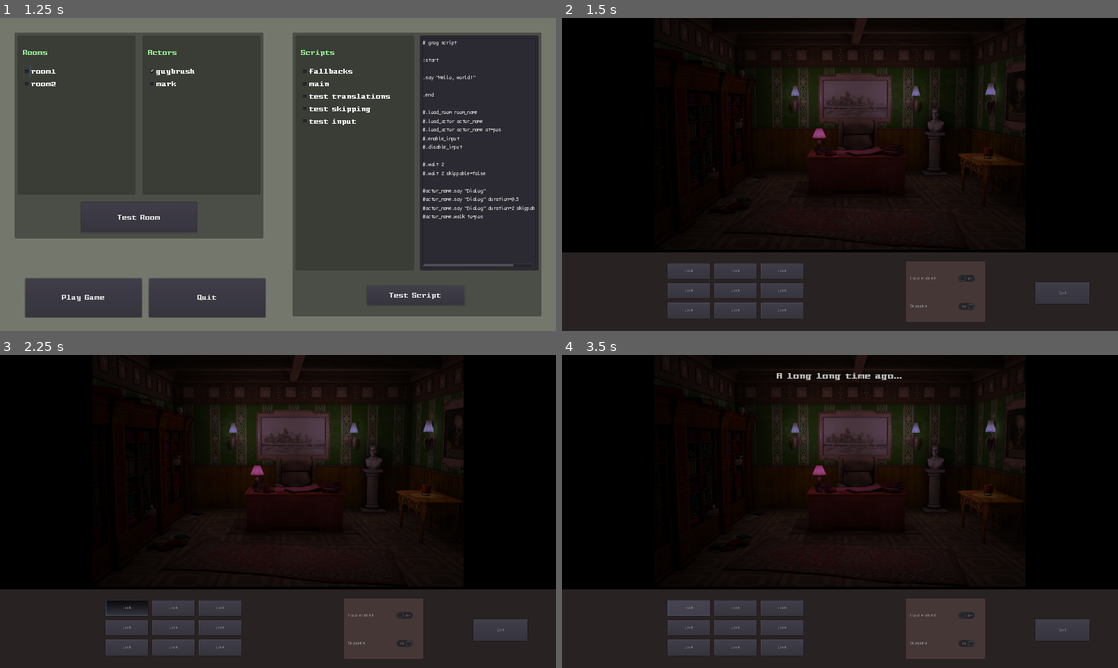
Above: before the commit, frames 1-4 (two rows, left to right).
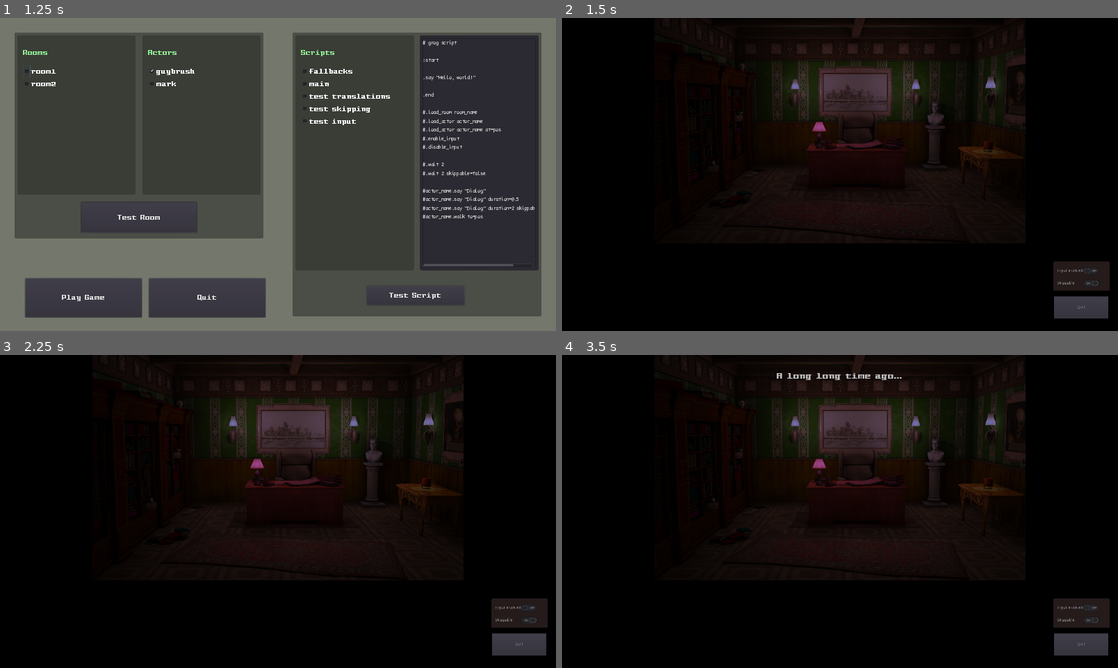
Above: after the commit, the same moments.

Repository: BubbaGitHub/godot-grog
Game: Godot game, scene res://apps/room_tester/room_tester.tscn
Two runs of this game, one before a commit and one after it. Both use one fixed random seed, a clock stepped at 60 frames per second and the inputs below.
Inputs (mouse positions are in pixels of both pictures, inside the frame that each line leads up to):
- Up to frame 1 (1.25 s): click (27, 71) at 0.52 s
- Up to frame 2 (1.5 s): click "Play Game" at 1.25 s
- Up to frame 3 (2.25 s): click (127, 608) at 2 s, where only the run before the commit has a clickable "Look"
- Up to frame 4 (3.5 s): click (689, 608) at 2.75 s, where only the run before the commit has a clickable "Look"

Frame 1 is identical in both runs. In frame 2, 27% of the frame differs, in the area x 0-100%, y 0-100%; in frame 3, 27%; in frame 4, 27%.

Commit message:
Can do some actions over items

Diff:
--- a/device/apps/room_tester/object_list.tscn
+++ b/device/apps/room_tester/object_list.tscn
@@ -2,7 +2,8 @@
 
 [ext_resource path="res://tools/ui_tools/label.gd" type="Script" id=1]
 [ext_resource path="res://tools/ui_tools/object_list.gd" type="Script" id=2]
-[ext_resource path="res://apps/room_tester/object_list_element.tscn" type="PackedScene" id=3]
+[ext_resource path="res://apps/room_tester/room_tester_element.tscn" type="PackedScene" id=3]
+
 
 [node name="object_list" type="Control"]
 anchor_right = 1.0
--- /dev/null
+++ b/device/apps/room_tester/room_tester_element.gd
@@ -0,0 +1,21 @@
+extends "res://tools/ui_tools/object_list_element.gd"
+
+export (NodePath) var label_path
+
+func draw_element(_old, _new):
+	if _new:
+		set_label_text(_new.get_name())
+
+func check():
+	$check.pressed = true
+
+func uncheck():
+	$check.pressed = false
+
+func set_label_text(new_text):
+	var label = get_label()
+	if label:
+		label.text = new_text
+
+func get_label():
+	return get_node(label_path)
--- a/device/apps/room_tester/object_list_element.tscn
+++ b/device/apps/room_tester/room_tester_element.tscn
@@ -1,6 +1,6 @@
 [gd_scene load_steps=2 format=2]
 
-[ext_resource path="res://tools/ui_tools/object_list_element.gd" type="Script" id=1]
+[ext_resource path="res://apps/room_tester/room_tester_element.gd" type="Script" id=1]
 
 [node name="element" type="HBoxContainer"]
 margin_top = 84.0
--- a/device/clients/default_client/action.tscn
+++ b/device/clients/default_client/action.tscn
@@ -1,20 +1,32 @@
-[gd_scene format=2]
+[gd_scene load_steps=4 format=2]
+
+[ext_resource path="res://clients/default_client/pixel_intv.otf" type="DynamicFontData" id=1]
+[ext_resource path="res://clients/default_client/action_element.gd" type="Script" id=2]
+
+[sub_resource type="DynamicFont" id=1]
+size = 50
+font_data = ExtResource( 1 )
 
 [node name="Control" type="Control"]
-margin_right = 60.0
-margin_bottom = 50.0
+anchor_right = 1.0
+anchor_bottom = 1.0
+margin_right = -1820.0
+margin_bottom = -1030.0
 size_flags_horizontal = 3
 size_flags_vertical = 3
+script = ExtResource( 2 )
 __meta__ = {
 "_edit_use_anchors_": false
 }
+label_path = NodePath("check")
 
-[node name="Button" type="Button" parent="."]
+[node name="check" type="Button" parent="."]
 anchor_right = 1.0
 anchor_bottom = 1.0
-margin_left = 5.0
-margin_top = 5.0
-margin_right = -5.0
-margin_bottom = -5.0
+custom_fonts/font = SubResource( 1 )
 toggle_mode = true
 text = "Look"
+__meta__ = {
+"_edit_use_anchors_": false
+}
+[connection signal="toggled" from="check" to="." method="_on_check_toggled"]
--- /dev/null
+++ b/device/clients/default_client/action_element.gd
@@ -0,0 +1,21 @@
+extends "res://tools/ui_tools/object_list_element.gd"
+
+export (NodePath) var label_path
+
+func draw_element(_old, _new: String):
+	if _new:
+		set_label_text(_new.capitalize())
+
+func check():
+	$check.pressed = true
+
+func uncheck():
+	$check.pressed = false
+
+func set_label_text(new_text):
+	var label = get_label()
+	if label:
+		label.text = new_text
+
+func get_label():
+	return get_node(label_path)
--- a/device/clients/default_client/game_display.gd
+++ b/device/clients/default_client/game_display.gd
@@ -2,6 +2,11 @@
 
 signal game_ended
 
+export (Resource) var action_button_model
+
+export (NodePath) var actions_path
+
+export (NodePath) var room_area_path
 export (NodePath) var room_place_path
 export (NodePath) var controls_place_path
 
@@ -14,6 +19,7 @@
 
 # Server
 var server: GameServer
+var data: GameResource
 
 var _skippable: bool
 var _input_enabled: bool
@@ -21,9 +27,15 @@
 # Input
 enum InputState { Nothing, DoingLeftClick }
 var input_state = InputState.Nothing
-var input_position = null
+var input_position: Vector2
+
+var current_action = null
+
 
 # Node hooks
+var _actions: Control
+
+var _room_area: Control
 var _room_place: Control
 var _controls_place: Control
 
@@ -36,6 +48,9 @@
 var _skippable_flag: CheckButton
 
 func _ready():
+	_actions = get_node(actions_path)
+
+	_room_area = get_node(room_area_path)
 	_room_place = get_node(room_place_path)
 	_controls_place = get_node(controls_place_path)
 
@@ -47,8 +62,19 @@
 	_input_enabled_flag = get_node(input_enabled_flag_path)
 	_skippable_flag = get_node(skippable_flag_path)
 
-func init(game_server):
-	server = game_server
+func init(p_game_server: GameServer):
+	server = p_game_server
+	data = server.data
+
+	_hide_controls()
+
+	make_empty(_actions)
+
+	for action_name in data.actions:
+		_actions.add_element(action_name)
+
+	_actions.connect("on_element_selected", self, "_on_action_selected")
+	_actions.connect("on_element_deselected", self, "_on_action_deselected")
 
 	#warning-ignore:return_value_discarded
 	server.connect("game_server_event", self, "on_server_event")
@@ -63,17 +89,18 @@
 		return
 
 	if event is InputEventMouseButton:
+		var mouse_position: Vector2 = event.position
+		if not rect_includes_point(_room_area.get_global_rect(), mouse_position):
+			return
+
 		if event.button_index == BUTTON_LEFT:
 			if event.pressed:
 				if input_state == InputState.Nothing:
 					input_state = InputState.DoingLeftClick
-					input_position = event.position
+					input_position = mouse_position
 			else:
 				if input_state == InputState.DoingLeftClick:
-					# TODO give it some threshold!
-					# currently only exact clicks work
-
-					if event.position == input_position:
+					if mouse_position.is_equal_approx(input_position):
 						_left_click(input_position)
 
 					input_state = InputState.Nothing
@@ -149,7 +176,11 @@
 	var clicked_item = _get_item_at(position)
 
 	if clicked_item:
-		server.interact_request(clicked_item, "look")
+		var action = current_action
+		if action == null:
+			action = data.default_action
+
+		server.interact_request(clicked_item, action)
 	else:
 		server.go_to_request(position)
 
@@ -195,3 +226,26 @@
 func _set_input_enabled(new_value: bool):
 	_input_enabled = new_value
 	_input_enabled_flag.pressed = new_value
+
+func _on_action_selected(_old_view, _new_view):
+	var new_action = _new_view.get_target()
+	current_action = new_action
+
+func _on_action_deselected(_old_view):
+	current_action = null
+
+# Misc
+
+func make_empty(node: Node):
+	while node.get_child_count() > 0:
+		var child = node.get_child(0)
+		node.remove_child(child)
+		child.queue_free()
+
+func rect_includes_point(rect: Rect2, point: Vector2) -> bool:
+	var eq_x = point.x >= rect.position.x and point.x <= rect.end.x
+	var eq_y = point.y >= rect.position.y and point.y <= rect.end.y
+
+	var eq = eq_x and eq_y
+
+	return eq
--- a/device/clients/default_client/game_display.tscn
+++ b/device/clients/default_client/game_display.tscn
@@ -1,9 +1,11 @@
-[gd_scene load_steps=6 format=2]
+[gd_scene load_steps=8 format=2]
 
 [ext_resource path="res://clients/default_client/game_display.gd" type="Script" id=1]
 [ext_resource path="res://clients/default_client/pixel_intv.otf" type="DynamicFontData" id=2]
 [ext_resource path="res://clients/default_client/action.tscn" type="PackedScene" id=3]
 [ext_resource path="res://apps/room_tester/rounded_rect.png" type="Texture" id=4]
+[ext_resource path="res://tools/ui_tools/object_list.gd" type="Script" id=5]
+[ext_resource path="res://clients/default_client/fondo.png" type="Texture" id=6]
 
 [sub_resource type="DynamicFont" id=1]
 size = 32
@@ -16,17 +18,30 @@
 __meta__ = {
 "_edit_use_anchors_": false
 }
+action_button_model = ExtResource( 3 )
+actions_path = NodePath("command_area/controls/actions")
+room_area_path = NodePath("world_layer/room_area")
 room_place_path = NodePath("world_layer/room_area/room_anchor")
-controls_place_path = NodePath("command_area/controls")
+controls_place_path = NodePath("command_area")
 text_label_path = NodePath("text_layer/text_anchor/text")
 text_label_anchor_path = NodePath("text_layer/text_anchor")
-input_enabled_flag_path = NodePath("command_area/flags/VBoxContainer/input_enabled/CheckButton")
-skippable_flag_path = NodePath("command_area/flags/VBoxContainer/skippable/CheckButton")
+input_enabled_flag_path = NodePath("flags/VBoxContainer/input_enabled/CheckButton")
+skippable_flag_path = NodePath("flags/VBoxContainer/skippable/CheckButton")
 
 [node name="ColorRect" type="ColorRect" parent="."]
 anchor_right = 1.0
 anchor_bottom = 1.0
 color = Color( 0, 0, 0, 1 )
+__meta__ = {
+"_edit_use_anchors_": false
+}
+
+[node name="TextureRect" type="TextureRect" parent="."]
+visible = false
+anchor_right = 1.0
+anchor_bottom = 1.0
+texture = ExtResource( 6 )
+expand = true
 __meta__ = {
 "_edit_use_anchors_": false
 }
@@ -36,7 +51,7 @@
 
 [node name="room_area" type="Control" parent="world_layer"]
 anchor_right = 1.0
-anchor_bottom = 0.75
+margin_bottom = 777.0
 __meta__ = {
 "_edit_use_anchors_": false
 }
@@ -77,9 +92,10 @@
 }
 
 [node name="command_area" type="Control" parent="."]
-anchor_top = 0.75
-anchor_right = 1.0
-anchor_bottom = 1.0
+anchor_top = 1.0
+anchor_right = 1.0
+anchor_bottom = 1.0
+margin_top = -256.0
 __meta__ = {
 "_edit_use_anchors_": false
 }
@@ -89,107 +105,130 @@
 anchor_bottom = 1.0
 margin_top = -0.513306
 margin_bottom = -0.513306
-color = Color( 0.388235, 0.329412, 0.329412, 0.411765 )
+color = Color( 1, 1, 1, 0.0588235 )
 
 [node name="controls" type="Control" parent="command_area"]
-anchor_left = 0.5
-anchor_right = 0.5
-anchor_bottom = 1.0
-margin_left = -600.0
-margin_top = 31.0
-margin_right = -121.0
-margin_bottom = -39.0
-__meta__ = {
-"_edit_use_anchors_": false
-}
-
-[node name="GridContainer" type="GridContainer" parent="command_area/controls"]
-anchor_right = 1.0
-anchor_bottom = 1.0
+anchor_right = 1.0
+anchor_bottom = 1.0
+__meta__ = {
+"_edit_use_anchors_": false
+}
+
+[node name="actions" type="GridContainer" parent="command_area/controls"]
+anchor_right = 1.0
+anchor_bottom = 1.0
+margin_left = 101.0
+margin_top = 3.0
+margin_right = -1053.0
+margin_bottom = -7.0
 size_flags_horizontal = 0
 size_flags_vertical = 0
 columns = 3
-__meta__ = {
-"_edit_use_anchors_": false
-}
-
-[node name="Control" parent="command_area/controls/GridContainer" instance=ExtResource( 3 )]
-margin_right = 157.0
-margin_bottom = 64.0
-
-[node name="Control2" parent="command_area/controls/GridContainer" instance=ExtResource( 3 )]
-margin_left = 161.0
-margin_right = 318.0
-margin_bottom = 64.0
-
-[node name="Control3" parent="command_area/controls/GridContainer" instance=ExtResource( 3 )]
-margin_left = 322.0
-margin_right = 479.0
-margin_bottom = 64.0
-
-[node name="Control4" parent="command_area/controls/GridContainer" instance=ExtResource( 3 )]
-margin_top = 68.0
-margin_right = 157.0
-margin_bottom = 132.0
-
-[node name="Control5" parent="command_area/controls/GridContainer" instance=ExtResource( 3 )]
-margin_left = 161.0
-margin_top = 68.0
-margin_right = 318.0
-margin_bottom = 132.0
-
-[node name="Control6" parent="command_area/controls/GridContainer" instance=ExtResource( 3 )]
-margin_left = 322.0
-margin_top = 68.0
-margin_right = 479.0
-margin_bottom = 132.0
-
-[node name="Control7" parent="command_area/controls/GridContainer" instance=ExtResource( 3 )]
-margin_top = 136.0
-margin_right = 157.0
-margin_bottom = 200.0
-
-[node name="Control8" parent="command_area/controls/GridContainer" instance=ExtResource( 3 )]
-margin_left = 161.0
-margin_top = 136.0
-margin_right = 318.0
-margin_bottom = 200.0
-
-[node name="Control9" parent="command_area/controls/GridContainer" instance=ExtResource( 3 )]
-margin_left = 322.0
-margin_top = 136.0
-margin_right = 479.0
-margin_bottom = 200.0
-
-[node name="quit_button" type="Button" parent="command_area"]
+script = ExtResource( 5 )
+__meta__ = {
+"_edit_use_anchors_": false
+}
+element_view_model = ExtResource( 3 )
+list_path = NodePath(".")
+
+[node name="Control" parent="command_area/controls/actions" instance=ExtResource( 3 )]
+anchor_right = 0.0
+anchor_bottom = 0.0
+margin_right = 252.0
+margin_bottom = 79.0
+
+[node name="Control2" parent="command_area/controls/actions" instance=ExtResource( 3 )]
+anchor_right = 0.0
+anchor_bottom = 0.0
+margin_left = 256.0
+margin_right = 508.0
+margin_bottom = 79.0
+
+[node name="Control3" parent="command_area/controls/actions" instance=ExtResource( 3 )]
+anchor_right = 0.0
+anchor_bottom = 0.0
+margin_left = 512.0
+margin_right = 764.0
+margin_bottom = 79.0
+
+[node name="Control4" parent="command_area/controls/actions" instance=ExtResource( 3 )]
+anchor_right = 0.0
+anchor_bottom = 0.0
+margin_top = 83.0
+margin_right = 252.0
+margin_bottom = 162.0
+
+[node name="Control5" parent="command_area/controls/actions" instance=ExtResource( 3 )]
+anchor_right = 0.0
+anchor_bottom = 0.0
+margin_left = 256.0
+margin_top = 83.0
+margin_right = 508.0
+margin_bottom = 162.0
+
+[node name="Control6" parent="command_area/controls/actions" instance=ExtResource( 3 )]
+anchor_right = 0.0
+anchor_bottom = 0.0
+margin_left = 512.0
+margin_top = 83.0
+margin_right = 764.0
+margin_bottom = 162.0
+
+[node name="Control7" parent="command_area/controls/actions" instance=ExtResource( 3 )]
+anchor_right = 0.0
+anchor_bottom = 0.0
+margin_top = 166.0
+margin_right = 252.0
+margin_bottom = 245.0
+
+[node name="Control8" parent="command_area/controls/actions" instance=ExtResource( 3 )]
+anchor_right = 0.0
+anchor_bottom = 0.0
+margin_left = 256.0
+margin_top = 166.0
+margin_right = 508.0
+margin_bottom = 245.0
+
+[node name="Control9" parent="command_area/controls/actions" instance=ExtResource( 3 )]
+anchor_right = 0.0
+anchor_bottom = 0.0
+margin_left = 512.0
+margin_top = 166.0
+margin_right = 764.0
+margin_bottom = 245.0
+
+[node name="quit_button" type="Button" parent="."]
 anchor_left = 0.5
 anchor_top = 1.0
 anchor_right = 0.5
 anchor_bottom = 1.0
-margin_left = 673.965
-margin_top = -167.896
-margin_right = 861.965
-margin_bottom = -92.8958
+margin_left = 739.339
+margin_top = -119.143
+margin_right = 927.339
+margin_bottom = -44.1423
 text = "Quit"
 __meta__ = {
 "_edit_use_anchors_": false
 }
 
-[node name="flags" type="NinePatchRect" parent="command_area"]
+[node name="flags" type="NinePatchRect" parent="."]
 self_modulate = Color( 0.811765, 0.588235, 0.588235, 0.180392 )
 anchor_right = 1.0
 anchor_bottom = 1.0
-margin_left = 1187.0
-margin_top = 30.0
-margin_right = -458.0
-margin_bottom = -32.0
+margin_left = 1695.92
+margin_top = 841.108
+margin_right = -28.0833
+margin_bottom = -138.892
 texture = ExtResource( 4 )
 patch_margin_left = 10
 patch_margin_top = 10
 patch_margin_right = 10
 patch_margin_bottom = 10
-
-[node name="VBoxContainer" type="VBoxContainer" parent="command_area/flags"]
+__meta__ = {
+"_edit_use_anchors_": false
+}
+
+[node name="VBoxContainer" type="VBoxContainer" parent="flags"]
 anchor_right = 1.0
 anchor_bottom = 1.0
 margin_left = 10.0
@@ -200,12 +239,12 @@
 "_edit_use_anchors_": false
 }
 
-[node name="input_enabled" type="Control" parent="command_area/flags/VBoxContainer"]
-margin_right = 255.0
-margin_bottom = 92.0
+[node name="input_enabled" type="Control" parent="flags/VBoxContainer"]
+margin_right = 175.0
+margin_bottom = 38.0
 size_flags_vertical = 3
 
-[node name="Label" type="Label" parent="command_area/flags/VBoxContainer/input_enabled"]
+[node name="Label" type="Label" parent="flags/VBoxContainer/input_enabled"]
 anchor_top = 0.5
 anchor_bottom = 0.5
 margin_left = 4.10669
@@ -218,7 +257,7 @@
 "_edit_use_anchors_": false
 }
 
-[node name="CheckButton" type="CheckButton" parent="command_area/flags/VBoxContainer/input_enabled"]
+[node name="CheckButton" type="CheckButton" parent="flags/VBoxContainer/input_enabled"]
 anchor_left = 1.0
 anchor_top = 0.5
 anchor_right = 1.0
@@ -232,13 +271,13 @@
 "_edit_use_anchors_": false
 }
 
-[node name="skippable" type="Control" parent="command_area/flags/VBoxContainer"]
-margin_top = 96.0
-margin_right = 255.0
-margin_bottom = 188.0
+[node name="skippable" type="Control" parent="flags/VBoxContainer"]
+margin_top = 42.0
+margin_right = 175.0
+margin_bottom = 80.0
 size_flags_vertical = 3
 
-[node name="CheckButton" type="CheckButton" parent="command_area/flags/VBoxContainer/skippable"]
+[node name="CheckButton" type="CheckButton" parent="flags/VBoxContainer/skippable"]
 anchor_left = 1.0
 anchor_top = 0.5
 anchor_right = 1.0
@@ -252,7 +291,7 @@
 "_edit_use_anchors_": false
 }
 
-[node name="Label" type="Label" parent="command_area/flags/VBoxContainer/skippable"]
+[node name="Label" type="Label" parent="flags/VBoxContainer/skippable"]
 anchor_top = 0.5
 anchor_bottom = 0.5
 margin_left = 4.10669
@@ -264,4 +303,4 @@
 __meta__ = {
 "_edit_use_anchors_": false
 }
-[connection signal="pressed" from="command_area/quit_button" to="." method="_on_quit_button_pressed"]
+[connection signal="pressed" from="quit_button" to="." method="_on_quit_button_pressed"]
--- a/device/games/demo_game/demo_game.tres
+++ b/device/games/demo_game/demo_game.tres
@@ -1,9 +1,8 @@
-[gd_resource type="Resource" load_steps=12 format=2]
+[gd_resource type="Resource" load_steps=11 format=2]
 
 [ext_resource path="res://tools/grog/game_resource.gd" type="Script" id=1]
 [ext_resource path="res://games/demo_game/rooms/room1/demo_room.tres" type="Resource" id=2]
 [ext_resource path="res://games/demo_game/rooms/room2/demo_room2.tres" type="Resource" id=3]
-[ext_resource path="res://tools/grog/game_server.gd" type="Script" id=4]
 [ext_resource path="res://games/demo_game/demo_game_main_script.tres" type="Resource" id=5]
 [ext_resource path="res://games/demo_game/actors/guybrush/guybrush.tres" type="Resource" id=6]
 [ext_resource path="res://games/demo_game/actors/mark/mark.tres" type="Resource" id=7]
@@ -14,7 +13,8 @@
 
 [resource]
 script = ExtResource( 1 )
+default_action = "go"
+actions = [ "give", "pick_up", "use", "open", "look_at", "push", "close", "talk to", "pull" ]
 scripts = [ ExtResource( 11 ), ExtResource( 5 ), ExtResource( 8 ), ExtResource( 9 ), ExtResource( 10 ) ]
 rooms = [ ExtResource( 2 ), ExtResource( 3 ) ]
 actors = [ ExtResource( 6 ), ExtResource( 7 ) ]
-game_server_model = ExtResource( 4 )
--- a/device/games/demo_game/demo_game_fallbacks.tres
+++ b/device/games/demo_game/demo_game_fallbacks.tres
@@ -8,6 +8,26 @@
 code_or_filename = "# 'self' is the item
 # 'you' is the interacting player
 
-:look TK
+:go
+# does nothing
 
-you.say \"I can't\""
+:look_at
+you.say \"I see\"
+
+:give TK
+# does nothing
+
+:use TK
+you.say \"I can't\"
+:pull TK
+you.say \"I can't\"
+:push TK
+you.say \"I can't\"
+:open TK
+you.say \"I can't open that\"
+:close TK
+you.say \"I can't close that\"
+
+:pick_up TK
+you.say \"I better leave it there\"
+"
--- a/device/games/demo_game/rooms/room1/room1.tscn
+++ b/device/games/demo_game/rooms/room1/room1.tscn
@@ -20,20 +20,20 @@
 position = Vector2( -960, 0 )
 
 [node name="background" type="Sprite" parent="background"]
-position = Vector2( 320, 0 )
+position = Vector2( 320, -23 )
 z_as_relative = false
 texture = ExtResource( 1 )
 centered = false
 
 [node name="desk" type="Sprite" parent="background"]
-position = Vector2( 844, 380 )
+position = Vector2( 844, 357 )
 z_index = 570
 z_as_relative = false
 texture = ExtResource( 2 )
 centered = false
 
 [node name="table" type="Sprite" parent="background"]
-position = Vector2( 1367, 447 )
+position = Vector2( 1367, 424 )
 z_index = 581
 z_as_relative = false
 texture = ExtResource( 3 )
@@ -42,27 +42,31 @@
 [node name="Navigation2D" type="Navigation2D" parent="."]
 
 [node name="NavigationPolygonInstance" type="NavigationPolygonInstance" parent="Navigation2D"]
+position = Vector2( 0, -23 )
 navpoly = SubResource( 1 )
 
 [node name="default_player_position" type="Position2D" parent="."]
-position = Vector2( 591.696, 732.553 )
+position = Vector2( 576.891, 701.093 )
 
 [node name="pos1" type="Position2D" parent="."]
-position = Vector2( -298.231, 700 )
+position = Vector2( -279.725, 685.195 )
 
 [node name="pos2" type="Position2D" parent="."]
-position = Vector2( 21.35, 700 )
+position = Vector2( -23.0649, 688.896 )
 
 [node name="pos3" type="Position2D" parent="."]
-position = Vector2( 231.293, 555.372 )
+position = Vector2( 205.384, 533.165 )
 
 [node name="items" type="Node2D" parent="."]
 
 [node name="bust" type="Node2D" parent="items"]
-position = Vector2( 327.674, 328.927 )
+position = Vector2( 327.674, 303.018 )
 script = ExtResource( 5 )
 global_id = "bust"
 color = Color( 0.76, 0.76, 0.76, 1 )
+code = ""
+walk_speed = 300.0
+radius = 50.0
 
 [node name="interact_position" type="Position2D" parent="items/bust"]
 position = Vector2( -46.8669, 237.481 )
--- a/device/games/demo_game/rooms/room2/room2.tscn
+++ b/device/games/demo_game/rooms/room2/room2.tscn
@@ -11,6 +11,7 @@
 outlines = [ PoolVector2Array( -276.7, 547.05, -541.651, 767.385, 704, 768, 617.982, 667.559, 475.346, 666.896, 391.092, 579.324, 495.184, 579.457, 436.868, 546.816 ), PoolVector2Array( -134.578, 617.09, 251.455, 617.09, 221.168, 567.81, -116.127, 567.29 ) ]
 
 [node name="room2" type="Node2D"]
+position = Vector2( 0, -23 )
 script = ExtResource( 4 )
 default_player_position_path = NodePath("default_player_position")
 navigation_path = NodePath("../room2/Navigation2D")
--- a/device/tools/grog/game_resource.gd
+++ b/device/tools/grog/game_resource.gd
@@ -1,14 +1,16 @@
 extends Resource
 
 class_name GameResource
+
+export (String) var default_action
+
+export (Array, String) var actions
 
 export (Array, Resource) var scripts setget , get_all_scripts
 
 export (Array, Resource) var rooms setget , get_all_rooms
 
 export (Array, Resource) var actors setget , get_all_actors
-
-export (Resource) var game_server_model
 
 func get_all_rooms():
 	return rooms
--- a/device/tools/grog/game_server.gd
+++ b/device/tools/grog/game_server.gd
@@ -458,8 +458,6 @@
 
 func _run_compiled(compiled_script: CompiledGrogScript, sequence_name: String):
 	if compiled_script.has_sequence(sequence_name):
-		# TODO
-		var context = {}
 		var sequence: Sequence = compiled_script.get_sequence(sequence_name)
 
 		event_queue.push_actions(sequence.get_instructions())
--- a/device/tools/ui_tools/object_list.gd
+++ b/device/tools/ui_tools/object_list.gd
@@ -26,7 +26,7 @@
 func get_current():
 	return _current_selected_view.target if _current_selected_view else null
 
-func add_element(target: Resource) -> void:
+func add_element(target) -> void:
 	if not element_view_model:
 		print("No element_model")
 		return
--- a/device/tools/ui_tools/object_list_element.gd
+++ b/device/tools/ui_tools/object_list_element.gd
@@ -9,28 +9,22 @@
 
 signal element_toggled
 
-export (NodePath) var label_path
-
 #	@PRIVATE
 
 func target_changing(_old_target, _new_target):
-	if _new_target:
-		set_label_text(_new_target.get_name())
+	draw_element(_old_target, _new_target)
 
-func set_label_text(new_text):
-	var label = get_label()
-	if label:
-		label.text = new_text
+# override me
+func draw_element(_old_target, _new_target):
+	pass
 
-func get_label():
-	return get_node(label_path)
+# override me
+func check():
+	pass
 
-func check():
-	$check.pressed = true
-
-
+# override me
 func uncheck():
-	$check.pressed = false
+	pass
 
 func _on_check_toggled(toggle_value):
 	emit_signal("element_toggled", self, toggle_value)
Binary file added: device/clients/default_client/fondo.png
Not shown, added: device/clients/default_client/fondo.png.import
